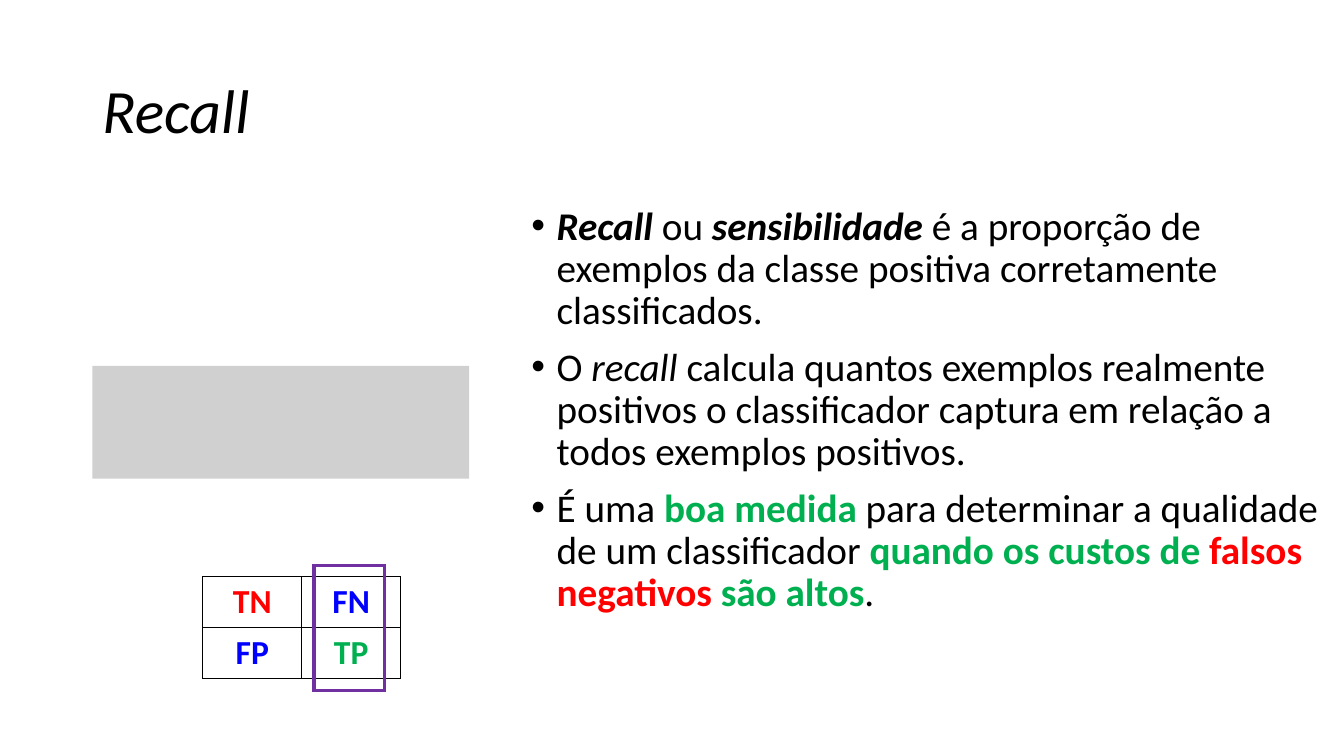
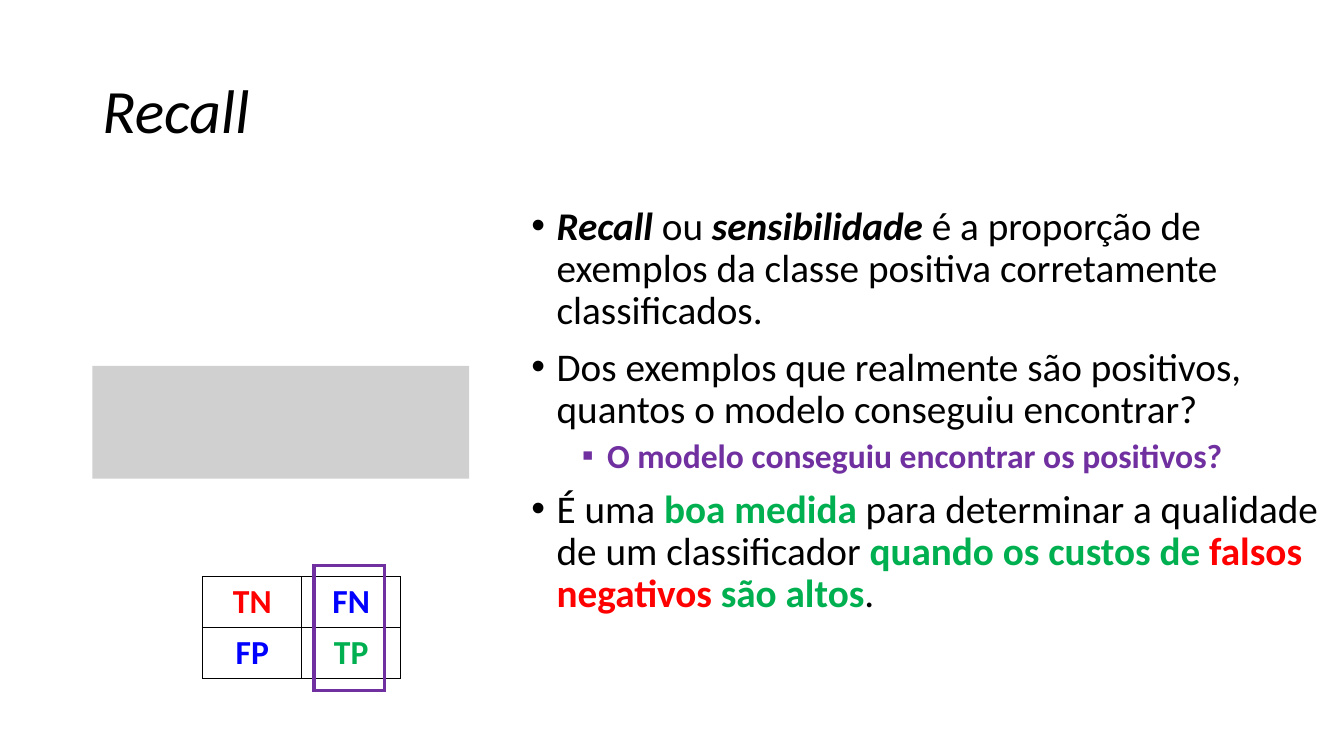
Before and after one commit to zz4fap/c24_inteligencia_artificial, a slide deck: slide 16 of slides/C24_Métricas_de_Classificação.pptx. Drawn at 1344x756 pixels with LibreOffice and Linux fonts; fonts in the diff are those of the drawing; grey boxes stand for pictures. Boxes give left, top, right and bottom in pixels: in the first picture for what was removed or moved away, otherwise in the second. Text is boxed around its words. In the diff, an @@ line names an element or a change of style, - is before the commit and + after.

```diff
--- a/slides/C24_Métricas_de_Classificação.pptx
+++ b/slides/C24_Métricas_de_Classificação.pptx
@@ text at (557,353,1241,474): text changed @@
-• O recall calcula quantos exemplos realmente positivos o classificador captura em relação a todos exemplos positivos.
+• Dos exemplos que realmente são positivos, quantos o modelo conseguiu encontrar?
+  ▪ O modelo conseguiu encontrar os positivos?
```
Also in this commit, not shown: 15 other slides changed, 1 slide added, 2 other files.
